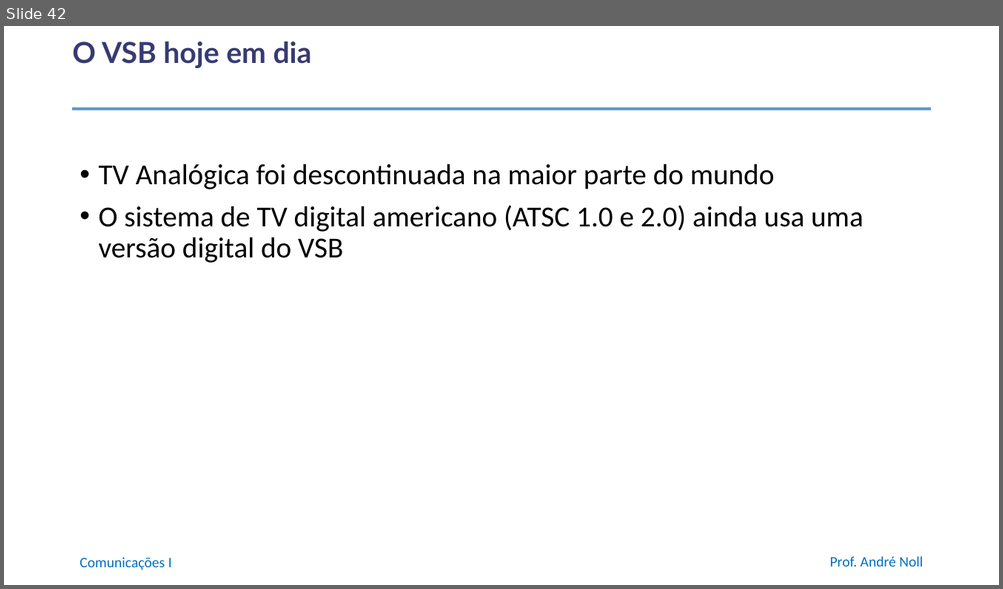
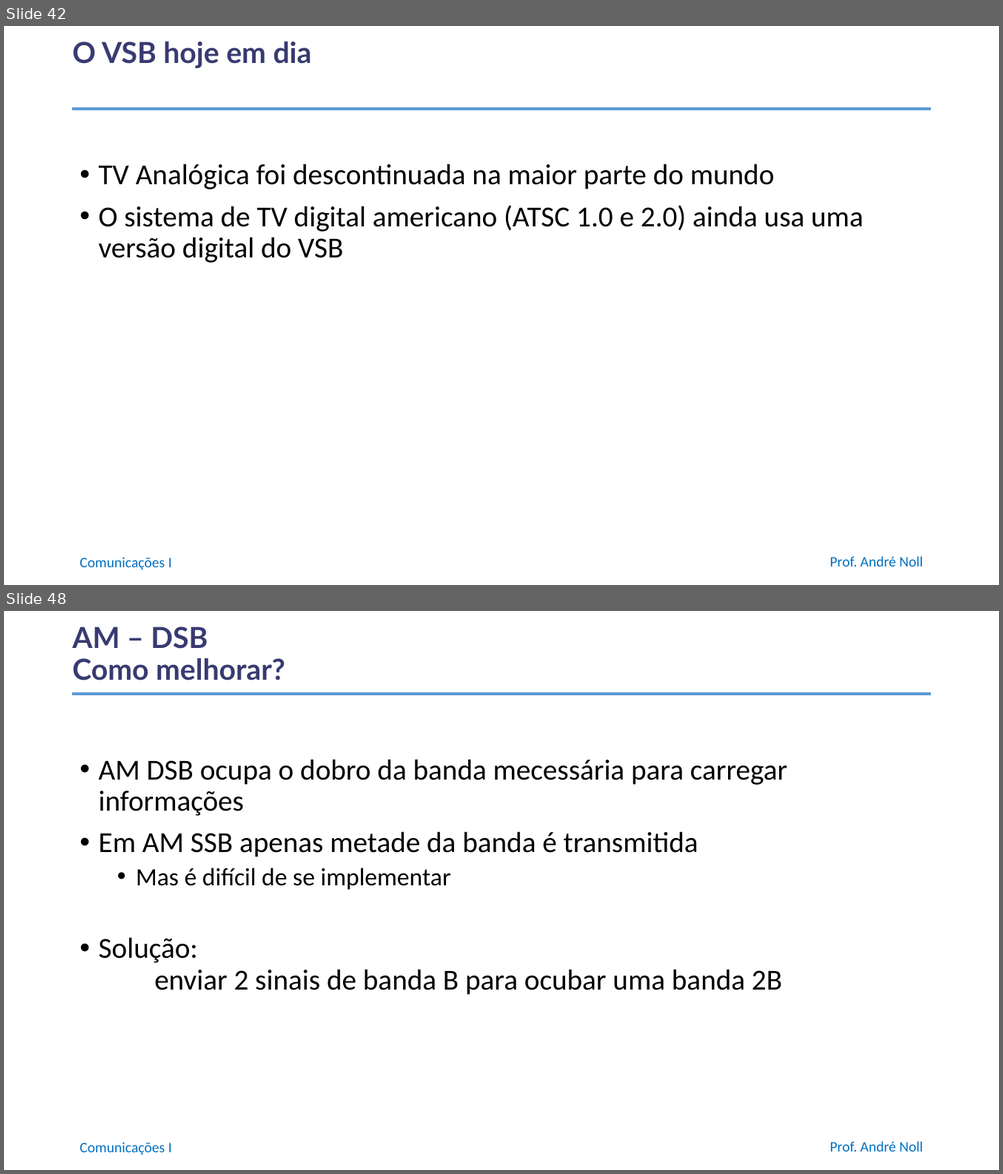
Before and after one commit to anollba/comunicacoes_i_ufrj, a slide deck: slides/Part2-ModulaçãoAnalógica/02_02_ModulaçãoAM_QAM_SSB_VSB.pptx. Shown one above the other, each under a label of ours: slide 42 before the commit, slides 42 and 48 after it; the slides between them are not shown. The pictures are 1003x589 and 1003x1174 pixels, drawn with LibreOffice and Linux fonts; fonts in the diff are those of the drawing; background and template pictures are left out. Boxes give left, top, right and bottom in pixels: in the first picture for what was removed or moved away, otherwise in the second. Text is boxed around its words. In the diff, an @@ line names an element or a change of style, - is before the commit and + after.

```diff
--- a/slides/Part2-ModulaçãoAnalógica/02_02_ModulaçãoAM_QAM_SSB_VSB.pptx
+++ b/slides/Part2-ModulaçãoAnalógica/02_02_ModulaçãoAM_QAM_SSB_VSB.pptx
@@ slide 48 added at bbox=[4, 611, 999, 1170], background #FFFFFF; not listed: 3 template elements that a slide beside it also shows @@
@@ title added at bbox=[72, 627, 285, 681], 28 pt, text #383B71, bold @@
+AM – DSB
+Como melhorar?
@@ text added at bbox=[99, 759, 787, 995], 28 pt, text #000000 @@
+• AM DSB ocupa o dobro da banda mecessária para carregar informações
+• Em AM SSB apenas metade da banda é transmitida
+  • Mas é difícil de se implementar
+• Solução:
+  enviar 2 sinais de banda B para ocubar uma banda 2B
```
Also in this commit, not shown: 3 slides changed, 1 other slide added, 1 slide removed, 1 other file.
